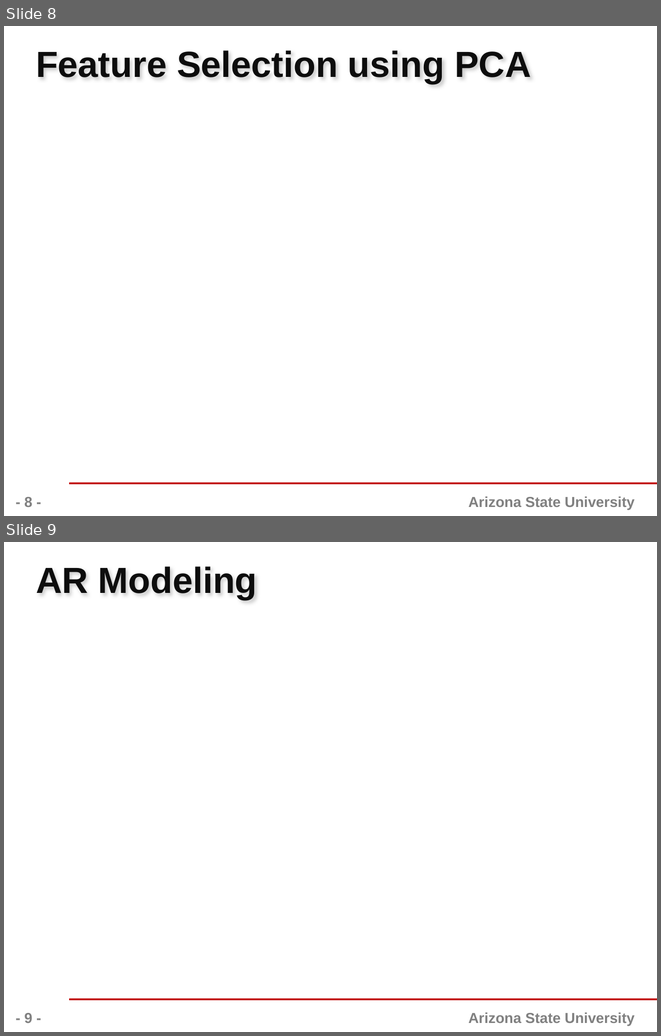
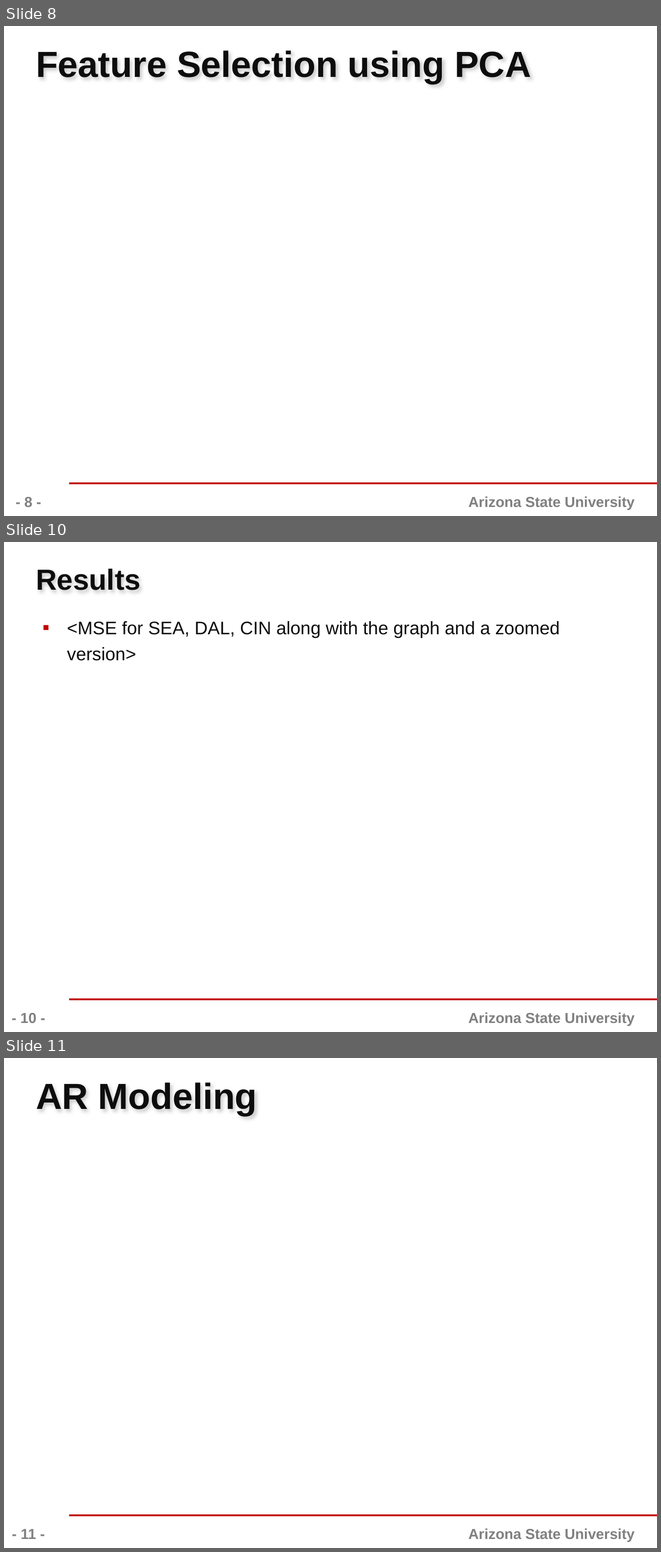
Before and after one commit to yeskarthik/WeatherForecastingSML, a slide deck: Presentation/575-ClassProject-Template.pptx. Shown one above the other, each under a label of ours: slides 8 and 9 before the commit, slides 8, 10 and 11 after it; the slides between them are not shown. The pictures are 661x1036 and 661x1552 pixels, drawn with LibreOffice and Linux fonts; fonts in the diff are those of the drawing; background and template pictures are left out. Boxes give left, top, right and bottom in pixels: in the first picture for what was removed or moved away, otherwise in the second. Text is boxed around its words. In the diff, an @@ line names an element or a change of style, - is before the commit and + after.

```diff
--- a/Presentation/575-ClassProject-Template.pptx
+++ b/Presentation/575-ClassProject-Template.pptx
@@ slide 10 added at [4,542,657,1032], background #FFFFFF; not listed: 2 template elements that a slide beside it also shows @@
@@ title added at [36,568,141,590], 32 pt, text #0D0D0D, bold @@
+Results
@@ text added at [67,621,560,661], 20 pt, text #0D0D0D @@
+▪ <MSE for SEA, DAL, CIN along with the graph and a zoomed version>
@@ page number added at [20,1013,36,1023], 16 pt, text #808080, bold @@
+- 10 -
@@ what was slide 9 is now slide 11 @@
@@ page number at [21,1529,36,1539]: text changed @@
-- 9 -
+- 11 -
```
Also in this commit, not shown: 1 other slide added.
